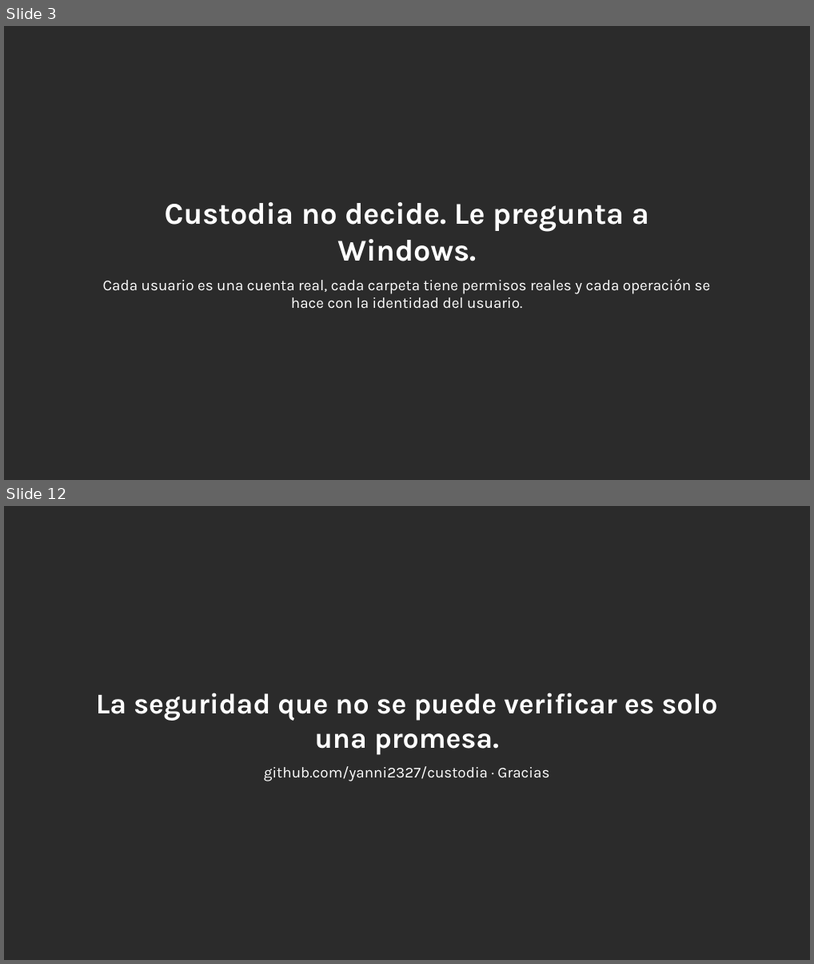
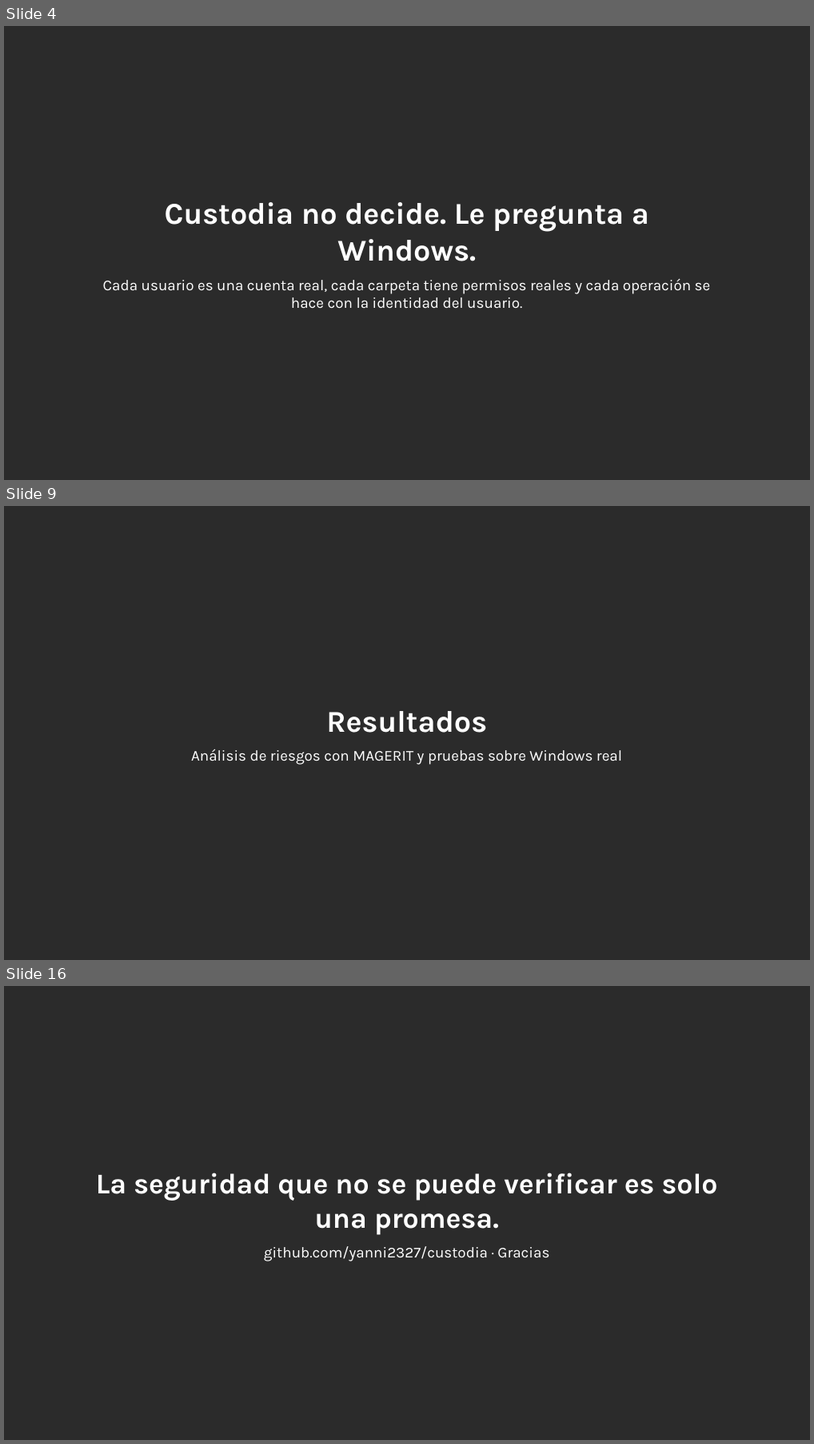
Before and after one commit to yanni2327/custodia, a slide deck: docs/Custodia_charla_TED.pptx. Shown one above the other, each under a label of ours: slides 3 and 12 before the commit, slides 4, 9 and 16 after it; the slides between them are not shown. The pictures are 814x964 and 814x1444 pixels, drawn with LibreOffice and Linux fonts; fonts in the diff are those of the drawing; background and template pictures are left out; a plain dark background stands for a picture behind light text. Boxes give left, top, right and bottom in pixels: in the first picture for what was removed or moved away, otherwise in the second. Text is boxed around its words. In the diff, an @@ line names an element or a change of style, - is before the commit and + after.

```diff
--- a/docs/Custodia_charla_TED.pptx
+++ b/docs/Custodia_charla_TED.pptx
@@ slide 9 added at (x1=4, y1=506, x2=810, y2=960), background picture (left out) @@
@@ text added at (x1=191, y1=711, x2=622, y2=764), 18 pt, text #FFFFFF @@
+Resultados
+Análisis de riesgos con MAGERIT y pruebas sobre Windows real
@@ what was slide 3 is now slide 4 @@
@@ what was slide 12 is now slide 16 @@
```
Also in this commit, not shown: 9 slides changed, 3 other slides added, 1 other file.
